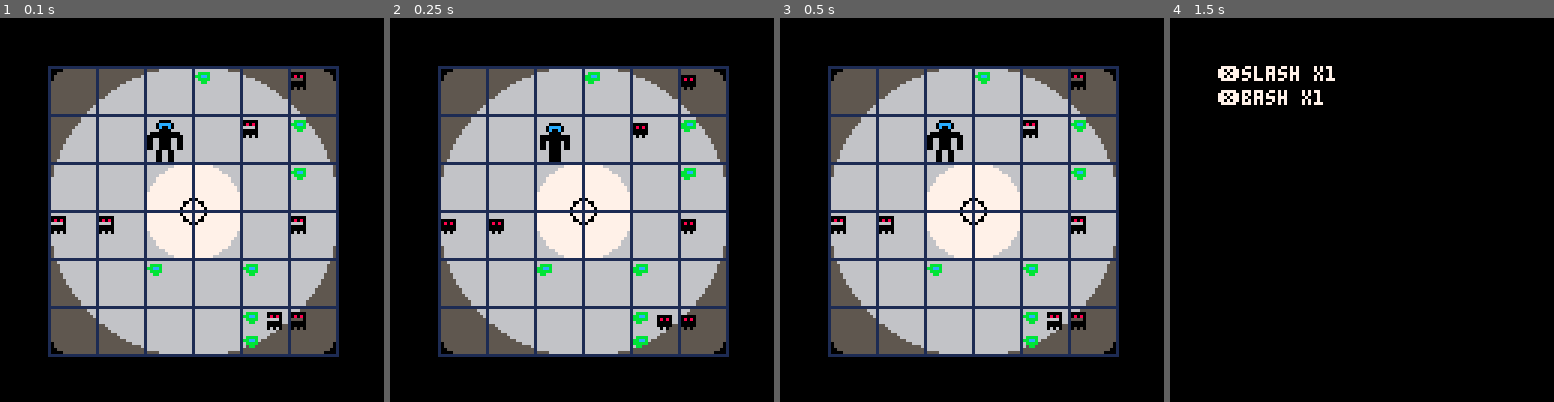
Above: before the commit, frames 1-4 (left to right).
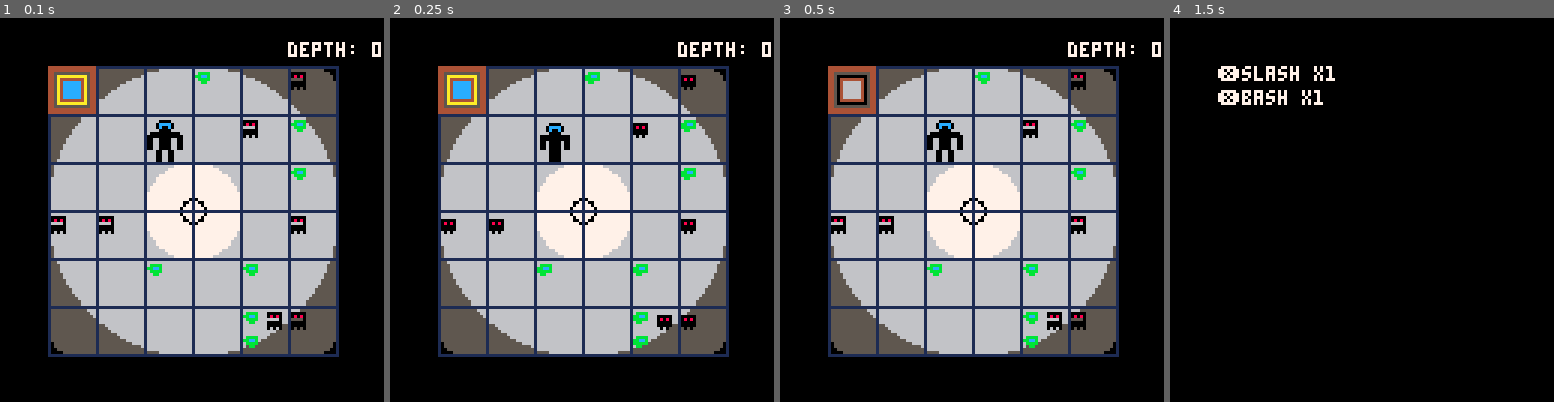
Above: after the commit, the same moments.

Repository: ash2q/into_madness
Game: PICO-8 cartridge into_madness.p8
The game is run twice, just before and just after one commit, with the same random seed, the same clock (stepped at 60 frames per second) and the same inputs.
Inputs:
- Up to frame 1 (0.1 s): no input
- Up to frame 2 (0.25 s): no input
- Up to frame 3 (0.5 s): tap X (X key) at 0.33 s
- Up to frame 4 (1.5 s): tap O (Z key) at 0.7 s; tap X (X key) at 1.07 s

The runs differ from the first frame. In frame 1, 1.7% of the frame differs, in the area x 12-100%, y 6-25%; in frame 2, 1.7%; in frame 3, 1.7%; in frame 4, nothing differs.

Commit message:
Add portal, track depth, other stuff

Diff:
--- a/into_madness.p8
+++ b/into_madness.p8
@@ -51,8 +51,10 @@
 tb_type={
 	player=0,
 	enemy=1,
-	gear=2
+	gear=2,
+	portal=3
 }
+tb_depth=0
 
 --animation helpers
 shorts={}
@@ -75,7 +77,7 @@
 function _init()
 	printh("--init--")
 	init_gear()
-	init_tb_enemies()
+	init_tb()
 	init_gear_slots(p1)
 	init_map_pool()
 	--tb_spawn_slime(4,5)
@@ -148,8 +150,11 @@
 			elseif e.tb_t==tb_type.gear
 				then
 				trigger_swap(e)
+			elseif e.tb_t==tb_type.portal
+				then
+				trigger_portal()
 			else
-				assert(false)
+--				assert(false)
 			end
 		end
 	end
@@ -158,11 +163,15 @@
 	tb_draw_player()
 	tb_draw_entities()
 	tb_draw_walls()
+	tb_draw_status()
 	turn_over=false
 end
 
 
-
+function tb_draw_status()
+	print("depth: "..tb_depth,
+		96,8,7)
+end
 
 function tb_draw_walls()
 	local c=0
@@ -627,8 +636,9 @@
 
 e_slime={}
 e_splicer={}
+tb_portal={}
 tb_anim_chest={38,38}
-function init_tb_enemies()
+function init_tb()
 	e_slime={
 		name="slime",
 		etype=1, --todo
@@ -674,6 +684,13 @@
 		--populated by equips
 		moves={},
 		gear={},
+	}
+	tb_portal={
+		name="portal",
+		etype=2, --todo
+		faction=0,
+		tb_anim={136,136,136,138,138,138},
+		tb_spr_size=2
 	}
 
 end
@@ -2127,20 +2144,61 @@
 		e_pool[flr(rnd(#e_pool))+1]
 end
 
+function spawn_descend(x,y)
+	local e={
+		tb_t=tb_type.portal,
+		tb_x=x,
+		tb_y=y,
+	}
+	copy_into(e,tb_portal)
+	tb_add_entity(e)
+end
+function spawn_gear(x,y)
+
+end
+
+function trigger_portal()
+	tb_depth+=1
+	gen_room()
+end
+
 function gen_room()
+ entities={}
+ add(entities,p1)
 	for y=0,8 do
 		for x=0,8 do
-		if rnd()<0.3 then
-			rnd_enemy()(x,y)
-			if rnd()<0.1 then
+			if rnd()<0.3 then
 				rnd_enemy()(x,y)
 				if rnd()<0.1 then
 					rnd_enemy()(x,y)
+					if rnd()<0.1 then
+						rnd_enemy()(x,y)
+					end
 				end
 			end
 		end
 	end
-end
+	while true do
+		for y=0,5 do
+			for x=0,5 do
+				if rnd()<0.01 then
+					spawn_descend(x,y)
+					goto _end_descent
+				end
+			end
+		end
+	end
+	::_end_descent::
+	for y=0,5 do
+		for x=0,5 do
+			if rnd()<0.3 then
+				spawn_gear(x,y)
+				if rnd()<0.1 then
+					spawn_gear(x,y)
+				end
+			end
+		end
+	end
 end
 
 
@@ -2210,22 +2268,22 @@
 72774444447277777777444444727727777777000077777777777700007777777700070000000777770000000070077777777700007777777777770000777777
 77274444447777277277444444772777777777077077777777777707707777777700000000000077770000000000007777777007707777777777770770077777
 77774444447777777727444444777777777770077007777777777700007777777700000077700077770077700000007777777777700777777777700777777777
-77777777777777777777777777777777777777777777777777777777777777770000000000000000000000000000000000000000000000007777777777777777
-77777777777777777777777777777777777777777777777777777777777777770000000000000000000000000000000000000000000000007777777777777777
-77777000077777777777700007777777777770000777777777777777777777770000000000000000000000000000000000000000000000007777779ddd977777
-77770cccc077777777770cccc077777777770cccc07777777777700007777777000000000000000000000000000000000000000000000000777777d9d9d77777
-77770c00c077777777770c00c077777777770c00c077777777770cccc0777777000000000000000000000000000000000000000000000000777777ddddd77777
-77777000077777777777700007777777777770000777777777770c00c077777700000000000000000000000000000000000000000000000077ddddd999ddddd7
-770000000000777777000000000077777700000000007777777770000777777700000000000000000000000000000000000000000000000077dddd9ddd9dddd7
-700000000000077770000000000007777000000000000777770000000000777700000000000000000000000000000000000000000000000077dd7ddddddd7dd7
-700770000770077770077000077007777007700007700777770000000000777700000000000000000000000000000000000000000000000077dd7ddddddd7dd7
-700770000770077770077000077007777007700007700777770070000700777700000000000000000000000000000000000000000000000077dd7ddddddd7dd7
-700770000770077770077000077007777007700007700777770070000700777700000000000000000000000000000000000000000000000077777ddd7ddd7777
-700770000770077770077000077777777777700007700777770070000700777700000000000000000000000000000000000000000000000077777dd777dd7777
-777700770077777777770077007777777777007700777777777770000777777700000000000000000000000000000000000000000000000077777dd777dd7777
-777700770077777777770077007777777777007700777777777770000777777700000000000000000000000000000000000000000000000077777dd777dd7777
-7777007700777777777700770077777777770077007777777777700007777777000000000000000000000000000000000000000000000000777dddd777dddd77
-7777007700777777777777770077777777770077777777777777700007777777000000000000000000000000000000000000000000000000777dddd777dddd77
+77777777777777777777777777777777777777777777777777777777777777774444444444444444444444444444444400000000000000007777777777777777
+77777777777777777777777777777777777777777777777777777777777777774444444444444444444444444444444400000000000000007777777777777777
+77777000077777777777700007777777777770000777777777777777777777774455555555555544445555555555554400000000000000007777779ddd977777
+77770cccc077777777770cccc077777777770cccc07777777777700007777777445aaaaaaaaaa54444500000000005440000000000000000777777d9d9d77777
+77770c00c077777777770c00c077777777770c00c077777777770cccc0777777445a44444444a54444504444444405440000000000000000777777ddddd77777
+77777000077777777777700007777777777770000777777777770c00c0777777445a4cccccc4a5444450466666640544000000000000000077ddddd999ddddd7
+7700000000007777770000000000777777000000000077777777700007777777445a4cccccc4a5444450466666640544000000000000000077dddd9ddd9dddd7
+7000000000000777700000000000077770000000000007777700000000007777445a4cccccc4a5444450466666640544000000000000000077dd7ddddddd7dd7
+7007700007700777700770000770077770077000077007777700000000007777445a4cccccc4a5444450466666640544000000000000000077dd7ddddddd7dd7
+7007700007700777700770000770077770077000077007777700700007007777445a4cccccc4a5444450466666640544000000000000000077dd7ddddddd7dd7
+7007700007700777700770000770077770077000077007777700700007007777445a4cccccc4a5444450466666640544000000000000000077777ddd7ddd7777
+7007700007700777700770000777777777777000077007777700700007007777445a44444444a5444450444444440544000000000000000077777dd777dd7777
+7777007700777777777700770077777777770077007777777777700007777777445aaaaaaaaaa5444450000000000544000000000000000077777dd777dd7777
+777700770077777777770077007777777777007700777777777770000777777744555555555555444455555555555544000000000000000077777dd777dd7777
+7777007700777777777700770077777777770077007777777777700007777777444444444444444444444444444444440000000000000000777dddd777dddd77
+7777007700777777777777770077777777770077777777777777700007777777444444444444444444444444444444440000000000000000777dddd777dddd77
 77777777777777777777777777777777770000000007777777777777777777770000000000000000000000000000000000000000000000000000000000000000
 77777777777777777777777777777777770808080800777777000000000777770000000000000000000000000000000000000000000000000000000000000000
 7777779ddd9777777777779ddd977777770000000000007777080808080000770000000000000000000000000000000000000000000000000000000000000000
